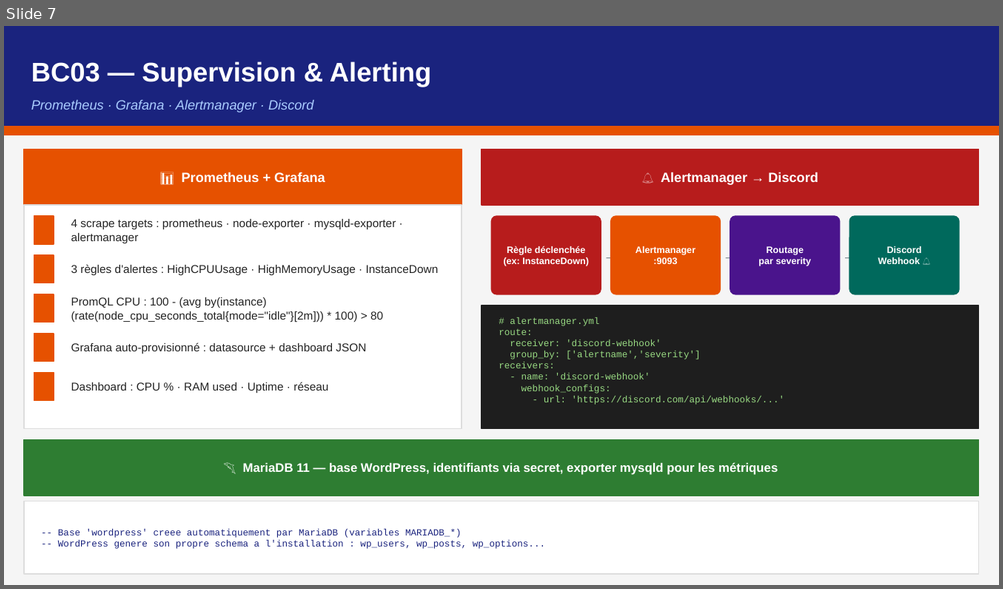
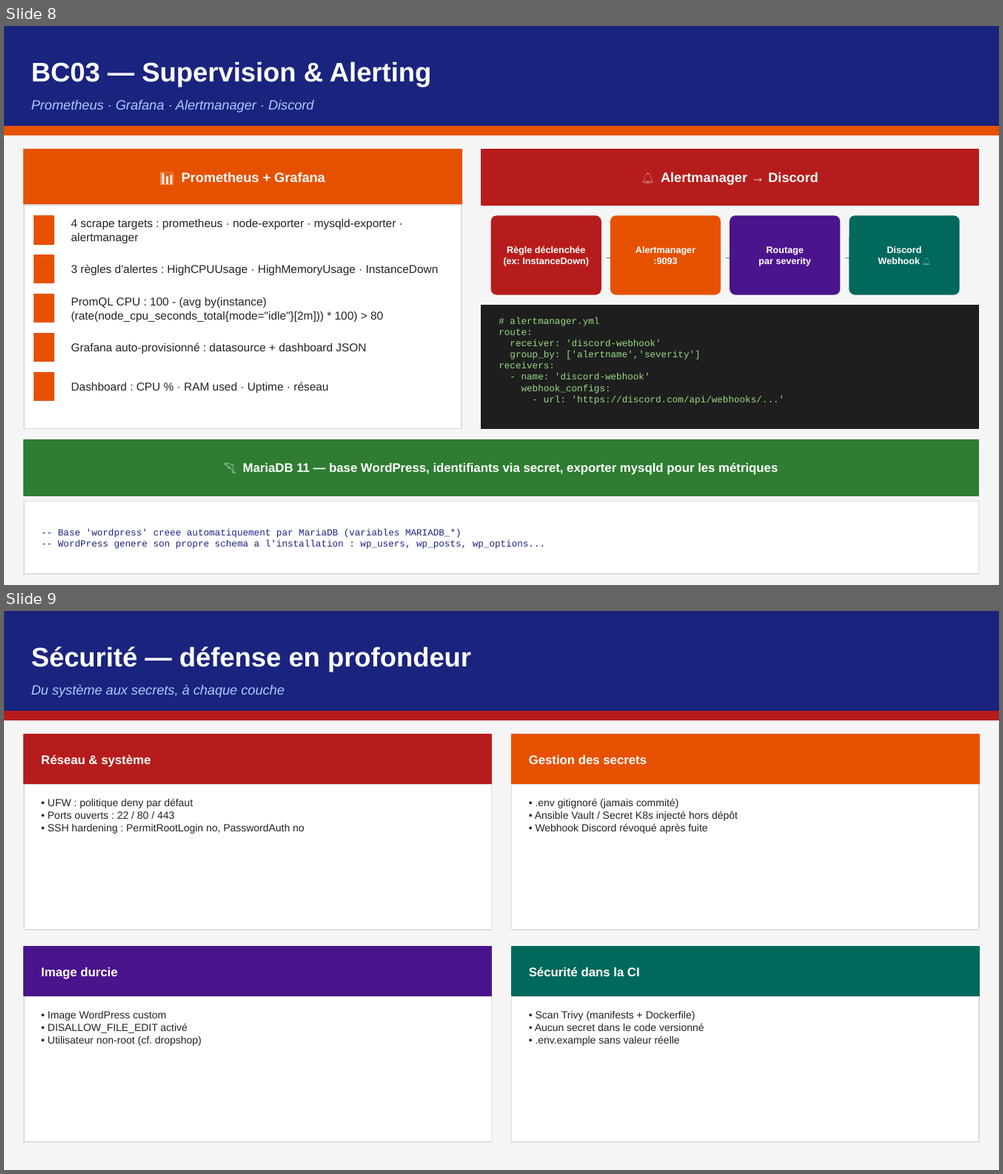
Before and after one commit to pilot-loicrich/iac-infra, a slide deck: documentation/Presentation_iac-infra_ASD.pptx. Shown one above the other, each under a label of ours: slide 7 before the commit, slides 8 and 9 after it. The pictures are 1003x589 and 1003x1174 pixels, drawn with LibreOffice and Linux fonts; fonts in the diff are those of the drawing. Boxes give left, top, right and bottom in pixels: in the first picture for what was removed or moved away, otherwise in the second. Text is boxed around its words. In the diff, an @@ line names an element or a change of style, - is before the commit and + after.

```diff
--- a/documentation/Presentation_iac-infra_ASD.pptx
+++ b/documentation/Presentation_iac-infra_ASD.pptx
@@ slide 9 added at box(4, 611, 999, 1170), background #FFFFFF @@
@@ rectangle added at box(4, 611, 999, 1170), fill #F5F5F5, outline #F5F5F5 1 pt @@
@@ rectangle added at box(4, 611, 999, 712), fill #1A237E, outline #1A237E 1 pt @@
@@ text added at box(31, 647, 471, 672), 26 pt, text #FFFFFF, bold @@
+Sécurité — défense en profondeur
@@ text added at box(31, 684, 284, 698), 13 pt, text #AACCFF, italic @@
+Du système aux secrets, à chaque couche
@@ rectangle added at box(4, 712, 999, 720), fill #B71C1C, outline #B71C1C 1 pt @@
@@ rectangle added at box(24, 734, 492, 785), fill #B71C1C, outline #B71C1C 1 pt @@
@@ rectangle added at box(512, 734, 979, 785), fill #E65100, outline #E65100 1 pt @@
@@ text added at box(41, 755, 151, 767), 12 pt, text #FFFFFF, bold @@
+Réseau & système
@@ text added at box(529, 755, 646, 764), 12 pt, text #FFFFFF, bold @@
+Gestion des secrets
@@ rectangle added at box(24, 785, 492, 931), fill #FFFFFF, outline #DDDDDD 1 pt @@
@@ rectangle added at box(512, 785, 979, 931), fill #FFFFFF, outline #DDDDDD 1 pt @@
@@ text added at box(48, 798, 304, 834), 10 pt, text #222222 @@
+• UFW : politique deny par défaut
+• Ports ouverts : 22 / 80 / 443
+• SSH hardening : PermitRootLogin no, PasswordAuth no
@@ text added at box(535, 798, 737, 834), 10 pt, text #222222 @@
+• .env gitignoré (jamais commité)
+• Ansible Vault / Secret K8s injecté hors dépôt
+• Webhook Discord révoqué après fuite
@@ rectangle added at box(24, 947, 492, 997), fill #4A148C, outline #4A148C 1 pt @@
@@ rectangle added at box(512, 947, 979, 997), fill #00695C, outline #00695C 1 pt @@
@@ text added at box(41, 968, 117, 980), 12 pt, text #FFFFFF, bold @@
+Image durcie
@@ text added at box(529, 967, 640, 977), 12 pt, text #FFFFFF, bold @@
+Sécurité dans la CI
@@ rectangle added at box(24, 997, 492, 1142), fill #FFFFFF, outline #DDDDDD 1 pt @@
@@ rectangle added at box(512, 997, 979, 1142), fill #FFFFFF, outline #DDDDDD 1 pt @@
@@ text added at box(48, 1011, 202, 1046), 10 pt, text #222222 @@
+• Image WordPress custom
+• DISALLOW_FILE_EDIT activé
+• Utilisateur non-root (cf. dropshop)
@@ text added at box(535, 1011, 704, 1046), 10 pt, text #222222 @@
+• Scan Trivy (manifests + Dockerfile)
+• Aucun secret dans le code versionné
+• .env.example sans valeur réelle
@@ what was slide 7 is now slide 8 @@
```
Also in this commit, not shown: 3 other slides added.
